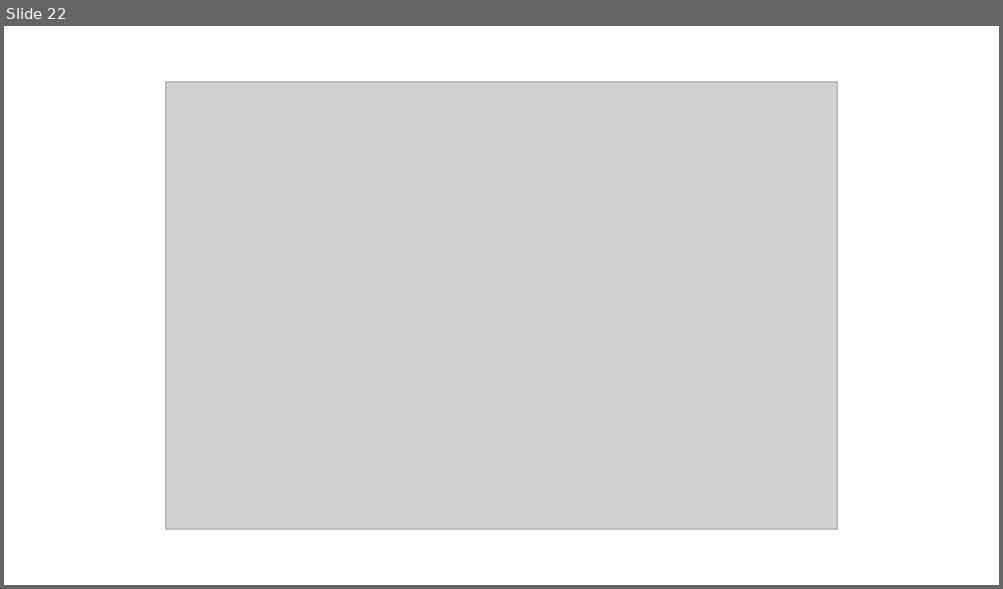
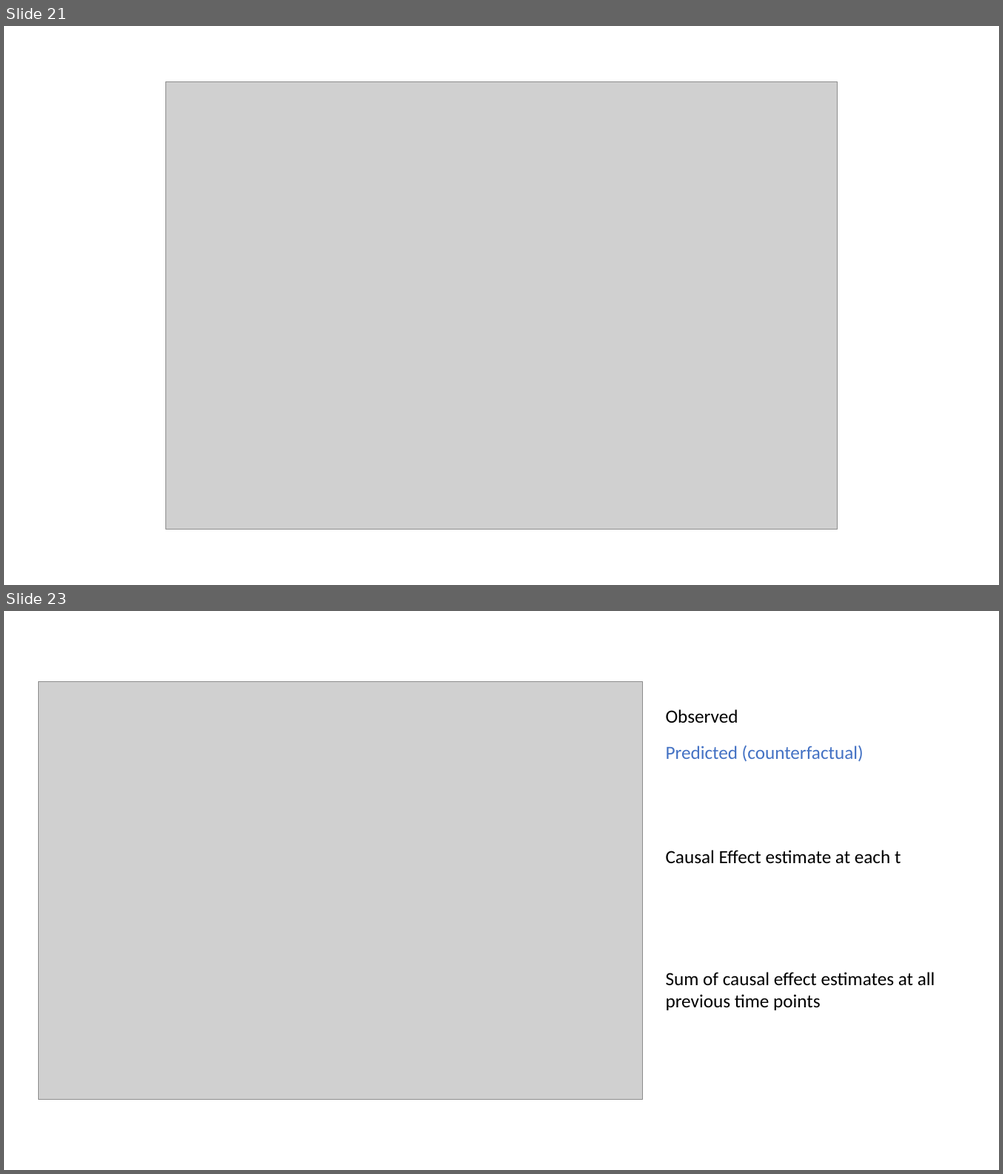
Before and after one commit to sodascience/workshop_causal_impact_assessment, a slide deck: lectures/04_causal_impact/causal_impact.pptx. Shown one above the other, each under a label of ours: slide 22 before the commit, slides 21 and 23 after it; the slides between them are not shown. The pictures are 1003x589 and 1003x1174 pixels, drawn with LibreOffice and Linux fonts; fonts in the diff are those of the drawing; grey boxes stand for pictures. Boxes give left, top, right and bottom in pixels: in the first picture for what was removed or moved away, otherwise in the second. Text is boxed around its words. In the diff, an @@ line names an element or a change of style, - is before the commit and + after.

Commit message:
first draft its and causal impact lecture, small changes elsewhere

```diff
--- a/lectures/04_causal_impact/causal_impact.pptx
+++ b/lectures/04_causal_impact/causal_impact.pptx
@@ slide 23 added at [4,611,999,1170], background #FFFFFF @@
@@ picture added at [38,682,642,1099] @@
@@ text added at [666,709,738,723], 18 pt, text #000000 @@
+Observed
@@ text added at [666,746,863,762], 18 pt, text #4472C4 @@
+Predicted (counterfactual)
@@ text added at [666,850,900,864], 18 pt, text #000000 @@
+Causal Effect estimate at each t
@@ text added at [666,972,935,1011], 18 pt, text #000000 @@
+Sum of causal effect estimates at all previous time points
@@ what was slide 22 is now slide 21 @@
```
Also in this commit, not shown: 4 slides changed, 2 other slides added, 5 slides removed, 5 other files.
